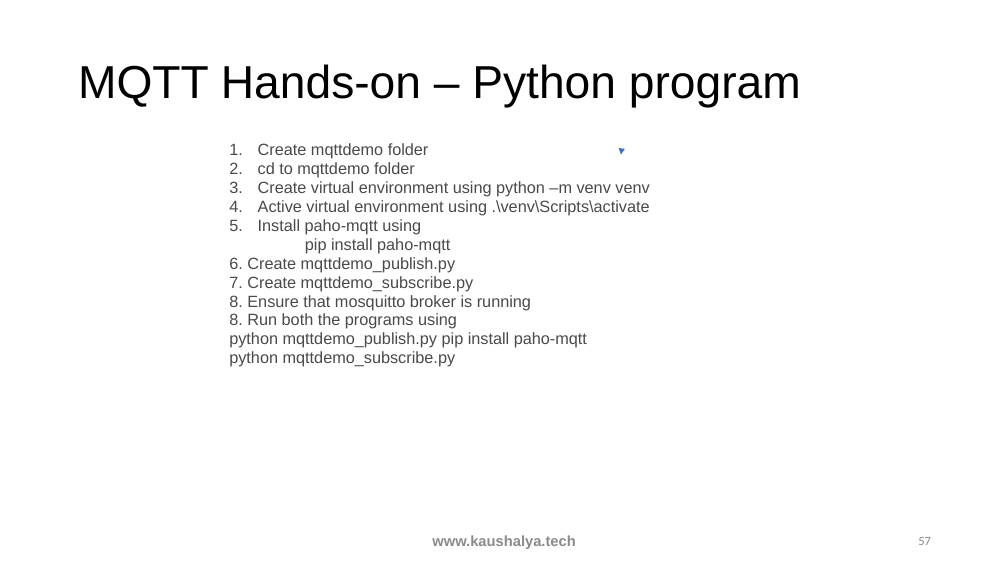
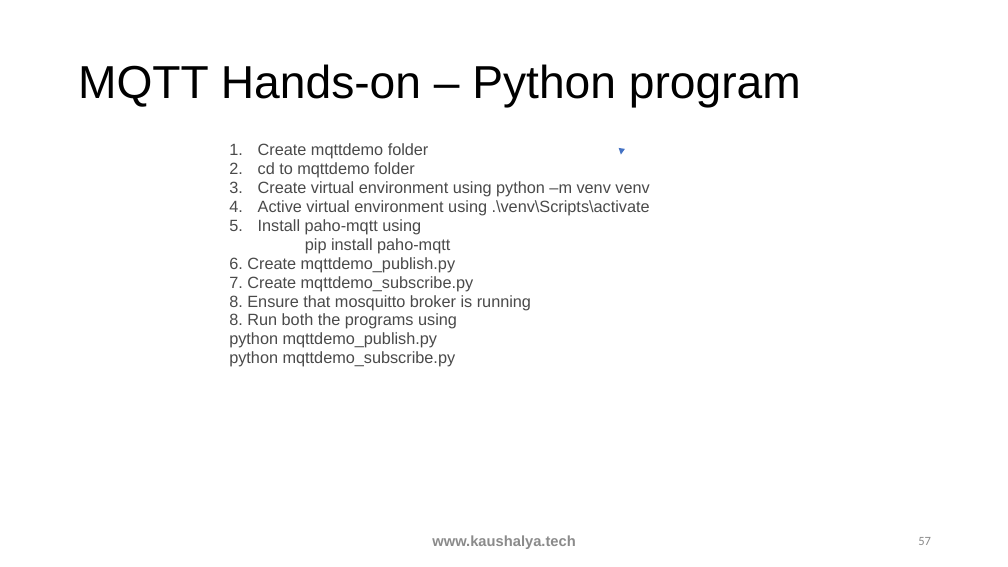
Before and after one commit to raghuprasadks/iot-sep-2025, a slide deck: slide 57 of presentation/IOT-Unit2-IoTProtocols.pptx. Drawn at 1008x567 pixels with LibreOffice and Linux fonts; fonts in the diff are those of the drawing. Boxes give left, top, right and bottom in pixels: in the first picture for what was removed or moved away, otherwise in the second. Text is boxed around its words. In the diff, an @@ line names an element or a change of style, - is before the commit and + after.

```diff
--- a/presentation/IOT-Unit2-IoTProtocols.pptx
+++ b/presentation/IOT-Unit2-IoTProtocols.pptx
@@ text at (229, 332, 437, 348): text changed @@
-        python mqttdemo_publish.py pip install paho-mqtt
+        python mqttdemo_publish.py
```
Also in this commit, not shown: 1 other slide changed, 2 other files.
